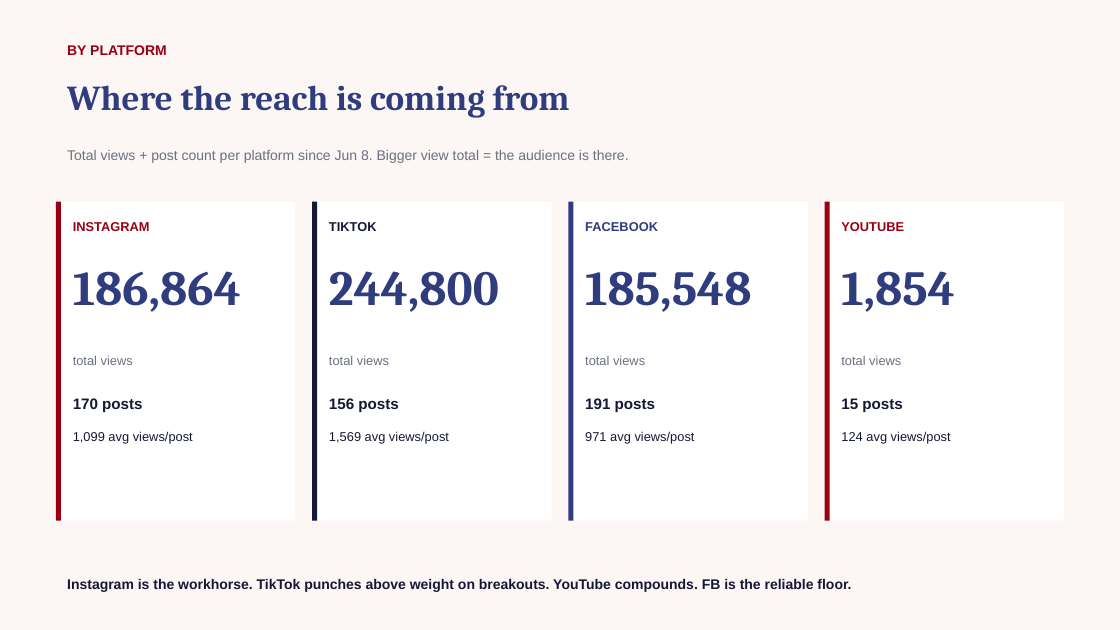
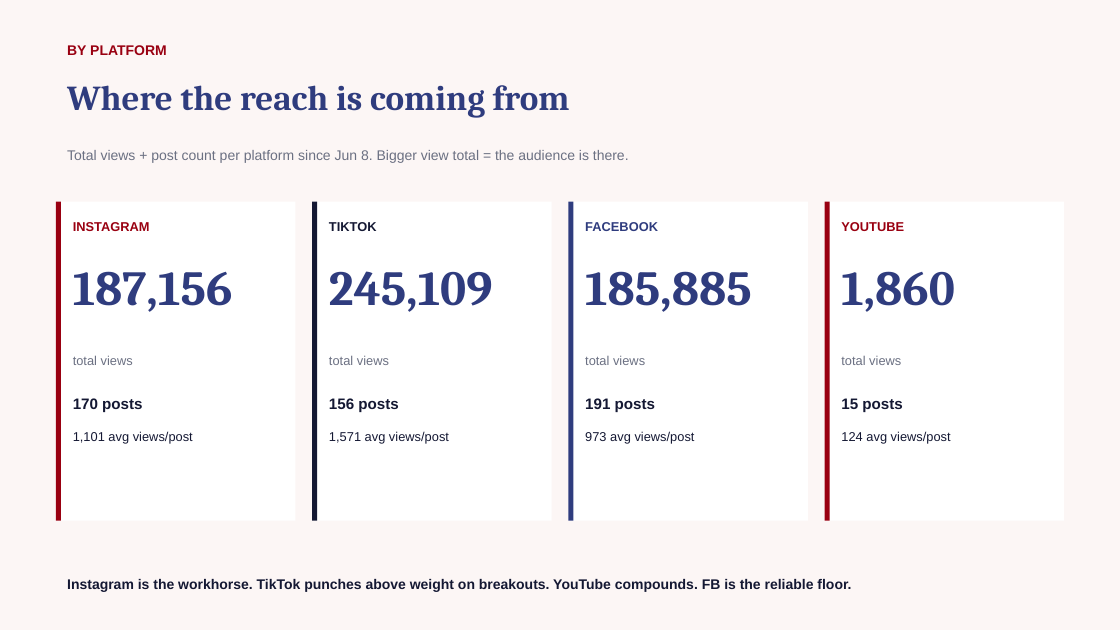
Before and after one commit to zvmmer/talking-downey-kpis, a slide deck: slide 3 of OVERALL_REPORT.pptx. Drawn at 1120x630 pixels with LibreOffice and Linux fonts; fonts in the diff are those of the drawing. Boxes give left, top, right and bottom in pixels: in the first picture for what was removed or moved away, otherwise in the second. Text is boxed around its words. In the diff, an @@ line names an element or a change of style, - is before the commit and + after.

```diff
--- a/OVERALL_REPORT.pptx
+++ b/OVERALL_REPORT.pptx
@@ text at [73, 271, 233, 312]: text changed @@
-186,864
+187,156
@@ text at [329, 271, 493, 312]: text changed @@
-244,800
+245,109
@@ text at [585, 271, 752, 312]: text changed @@
-185,548
+185,885
@@ text at [841, 271, 955, 312]: text changed @@
-1,854
+1,860
@@ text at [73, 431, 193, 444]: text changed @@
-1,099 avg views/post
+1,101 avg views/post
@@ text at [329, 431, 449, 444]: text changed @@
-1,569 avg views/post
+1,571 avg views/post
@@ text at [585, 431, 695, 444]: text changed @@
-971 avg views/post
+973 avg views/post
```
Also in this commit, not shown: 4 other slides changed, 5 other files.
